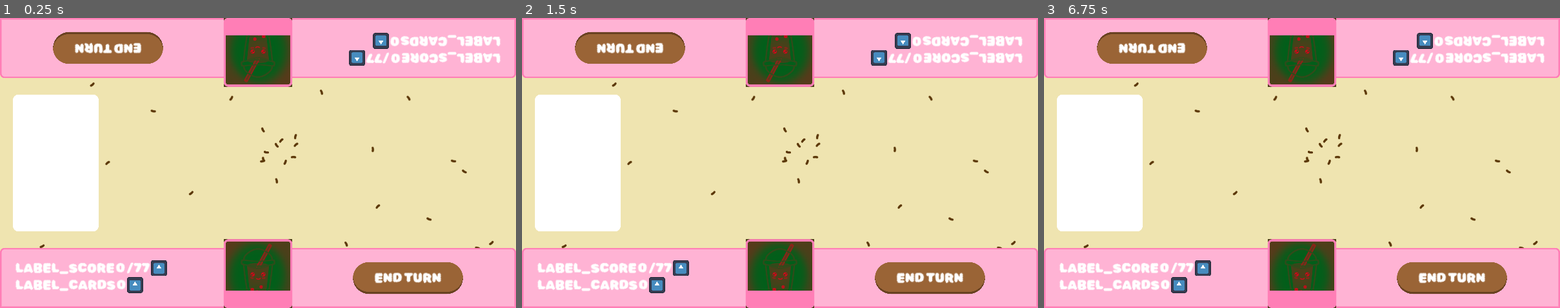
Above: before the commit, frames 1-3 (left to right).
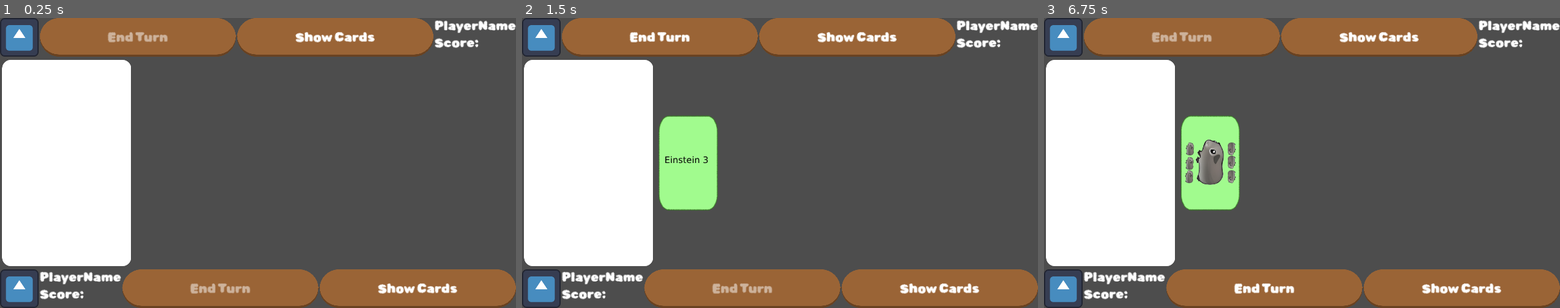
Above: after the commit, the same moments.

Repository: ElQDuck/guinea-piggies
Game: Godot game, scene res://scenes/game.tscn
The game is run twice, just before and just after one commit, with the same random seed, the same clock (stepped at 60 frames per second) and the same inputs. This scene is started directly instead of the project's main scene. The engine's default icon, where the game draws it, is replaced by a stand-in: a white triangle on a blue panel in a dark square.
Inputs (mouse positions are in pixels of both pictures, inside the frame that each line leads up to; where the layout moved, square brackets give the same spot in the first picture):
- Up to frame 1 (0.25 s): no input
- Up to frame 2 (1.5 s): click (589, 163) [578, 163] at 0.5 s; click (780, 273) at 1.27 s
- Up to frame 3 (6.75 s): click (1183, 38) at 2 s, where only the run after the commit has a clickable "End Turn"; click (1379, 38) at 2.75 s, where only the run after the commit has a clickable "Show Cards"; click (1451, 279) at 3.5 s, where only the run before the commit has a clickable "END TURN"; click (1302, 273) at 4.27 s; click (1379, 38) at 5 s, where only the run after the commit has a clickable "Show Cards"; click (1451, 279) at 5.75 s, where only the run before the commit has a clickable "END TURN"; click (1111, 163) [1100, 163] at 6.5 s

The runs differ from the first frame. In frame 1, 90% of the frame differs, in the area x 0-100%, y 0-100%; in frame 2, 90%; in frame 3, 90%.
Error in both runs: Invalid access to property or key 'primary' on a base object of type 'Dictionary'. (res://scripts/player.gd:45)

Commit message:
feat: add export

Diff:
--- a/scenes/game.tscn
+++ b/scenes/game.tscn
@@ -35,7 +35,6 @@
 script = ExtResource("3_qm4nx")
 
 [node name="TableUi" type="CanvasLayer" parent="."]
-visible = false
 
 [node name="VBoxContainer" type="VBoxContainer" parent="TableUi"]
 anchors_preset = 15
@@ -265,6 +264,7 @@
 script = ExtResource("10_m3kql")
 
 [node name="CanvasLayer" type="CanvasLayer" parent="."]
+visible = false
 
 [node name="Background" type="TextureRect" parent="CanvasLayer"]
 anchors_preset = 15
--- a/scripts/Deck.gd
+++ b/scripts/Deck.gd
@@ -68,11 +68,11 @@
 func CreateCard(piggyType: int, cardValue: int) -> Node:
 	var marginContainer = MarginContainer.new()
 	var textureRect = TextureRect.new()
-	var texturePathPreset := "res://assets/%s%s.png"
+	var texturePathPreset := "res://assets/cards/%s%s.png"
 	var texturePath = texturePathPreset % [PiggyType.keys()[piggyType], cardValue]
 
 	if piggyType == 0 or cardValue == 0:
-		texturePath = "res://assets/Predator.png"
+		texturePath = "res://assets/cards/Predator.png"
 
 	textureRect.texture = load(texturePath)
 	textureRect.stretch_mode = TextureRect.STRETCH_KEEP_ASPECT_CENTERED
Not shown, changed: .gitignore
